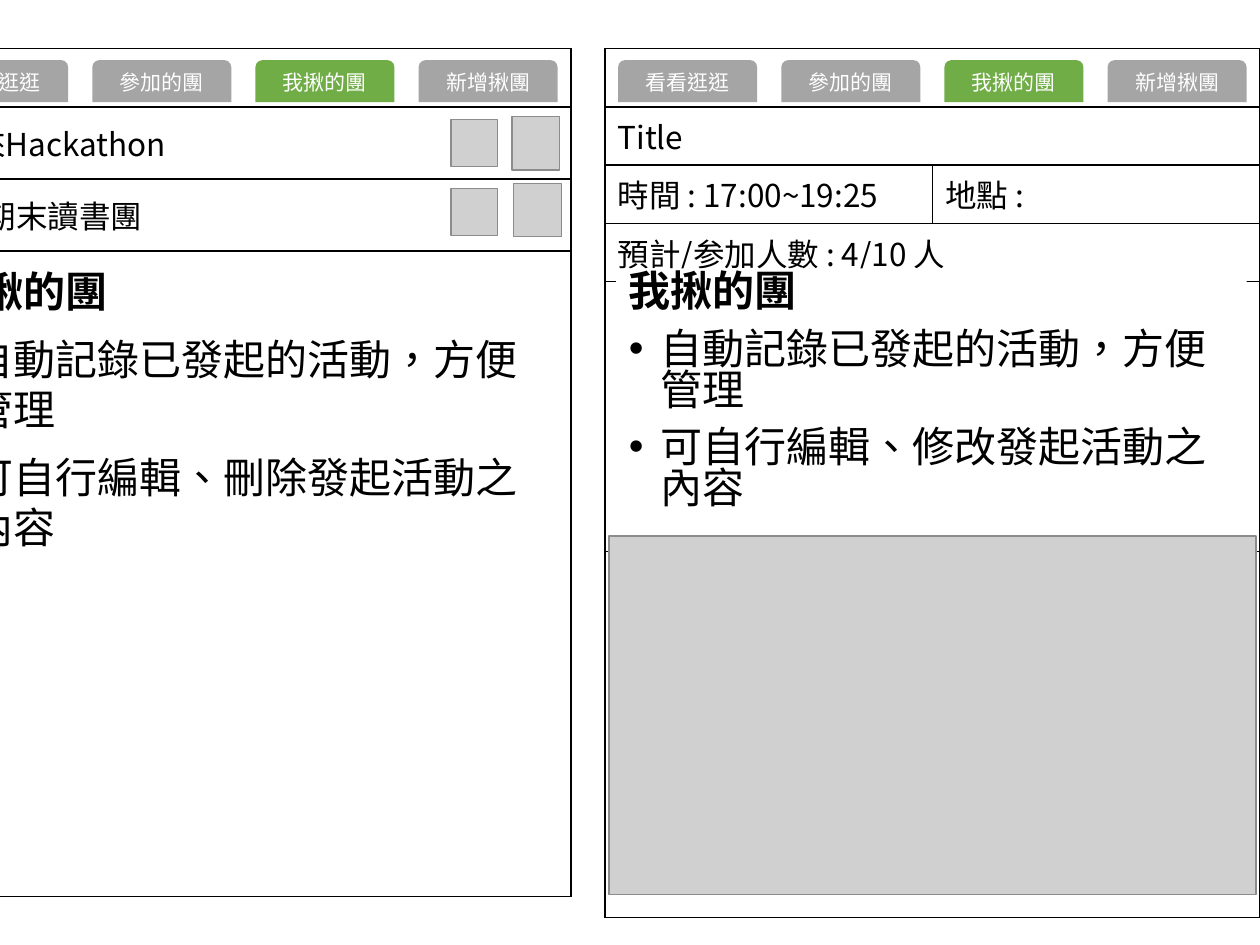
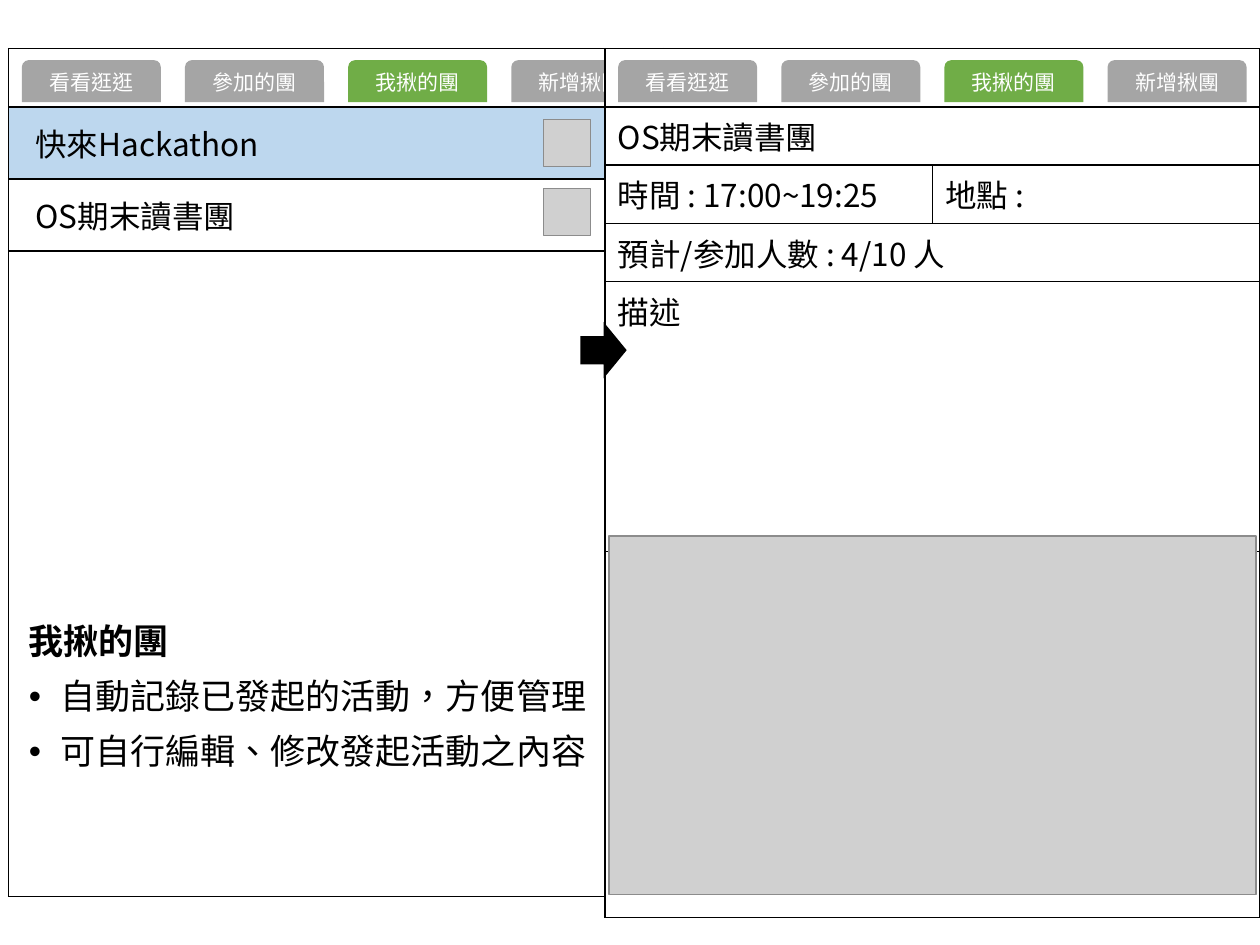
Before and after one commit to DiDiBuLay/JoinMe, a slide deck: slide 5 of DiDiBulay.pptx. Drawn at 1260x945 pixels with LibreOffice and Linux fonts; fonts in the diff are those of the drawing; grey boxes stand for pictures. Boxes give left, top, right and bottom in pixels: in the first picture for what was removed or moved away, otherwise in the second. Text is boxed around its words. In the diff, an @@ line names an element or a change of style, - is before the commit and + after.

Commit message:
v2.0

```diff
--- a/DiDiBulay.pptx
+++ b/DiDiBulay.pptx
@@ table at <box>9,49,664,895</box> @@
@@ fill #FFFFFF to #BDD7EE in row 2, column 1 @@
@@ table at <box>605,49,1260,898</box> @@
-row 2, column 1: Title
+row 2, column 1: OS期末讀書團
@@ text "我揪的團" rewrapped from <box>0,271,517,547</box> to <box>690,60,1226,282</box> @@
@@ 2 round same rects, 1 picture: place and size @@
-2 round same rects, 1 picture at <box>0,60,562,237</box>
+2 round same rects, 1 picture at <box>21,60,654,237</box>
@@ 3 pictures, 2 round same rects, 1 table: place and size @@
-3 pictures, 2 round same rects, 1 table at <box>0,49,571,895</box>
+3 pictures, 2 round same rects, 1 table at <box>9,49,664,895</box>
@@ right arrow added at <box>581,321,627,378</box>, fill #000000 @@
@@ text "我揪的團": place and size @@
-text "我揪的團" at <box>629,264,1206,507</box>
+text "我揪的團" at <box>29,624,586,767</box>
@@ text "我揪的團" at <box>29,624,586,767</box>: size 24 to 20 pt; line spacing 0.8 to 0.9 @@
```
Also in this commit, not shown: 2 other slides changed.
